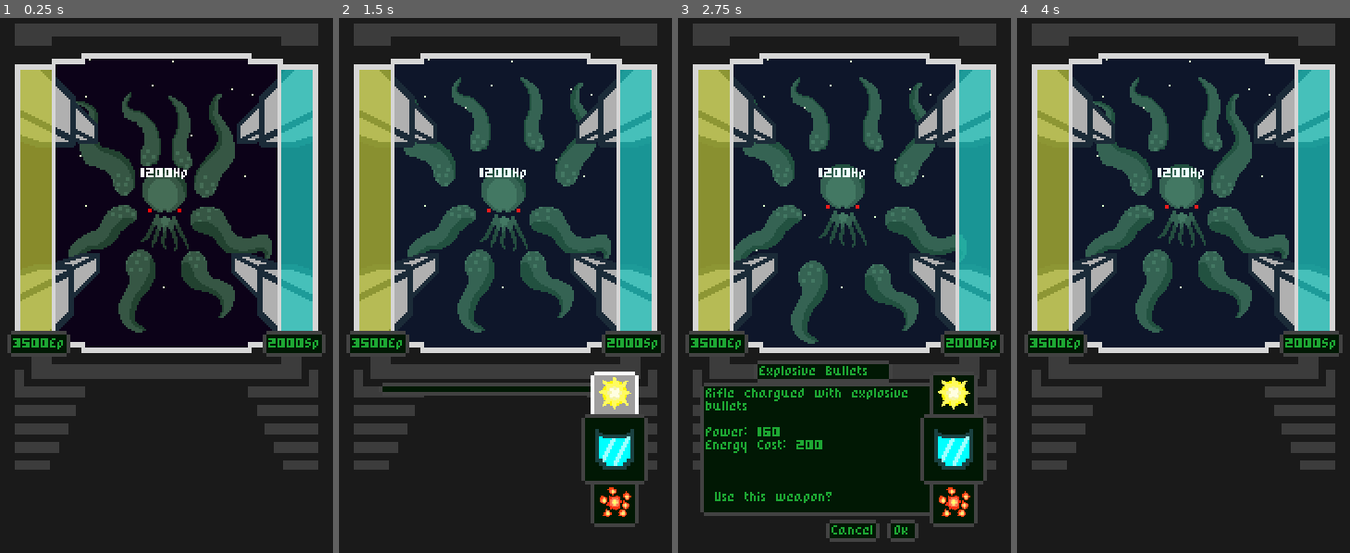
Above: before the commit, frames 1-4 (left to right).
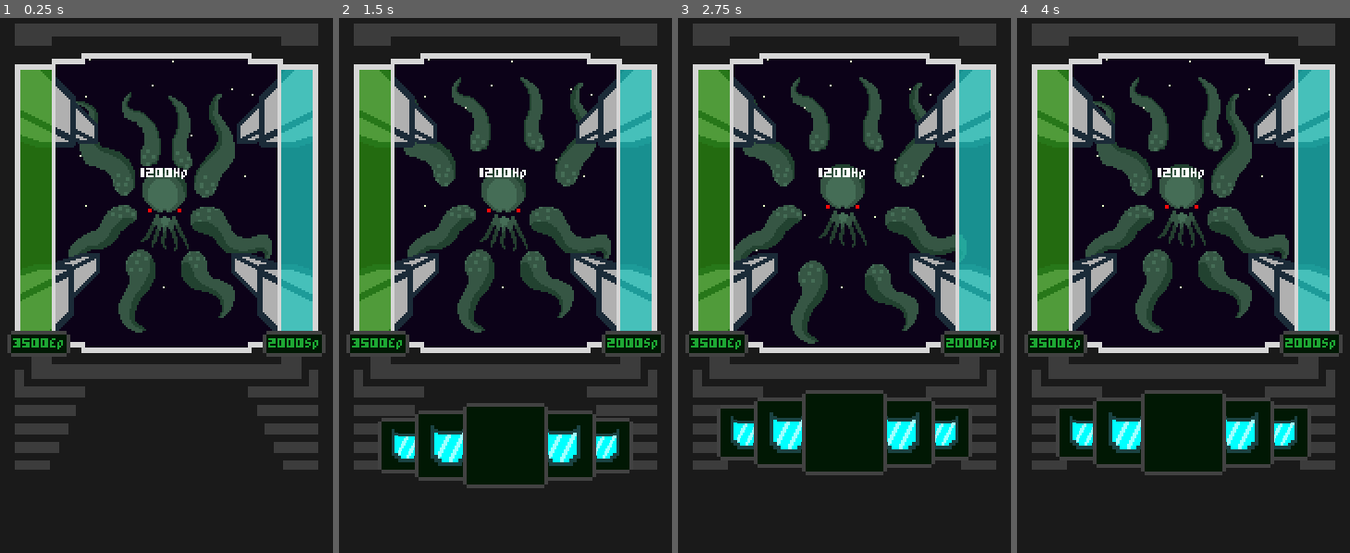
Above: after the commit, the same moments.

Repository: Razzf/SpaceRpg
Game: Godot game, scene res://Scenes/Battle.tscn
Two runs of this game, one before a commit and one after it. Both use one fixed random seed, a clock stepped at 60 frames per second and the inputs below.
Inputs (mouse positions are in pixels of both pictures, inside the frame that each line leads up to):
- Up to frame 1 (0.25 s): no input
- Up to frame 2 (1.5 s): click "Weapons" at 0.5 s; click (615, 392) at 1.27 s
- Up to frame 3 (2.75 s): click (947, 435) at 2.02 s
- Up to frame 4 (4 s): click (1243, 531) at 2.75 s, where only the run before the commit has a clickable "Ok"; click (1293, 392) at 3.52 s

The runs differ from the first frame. In frame 1, 4.6% of the frame differs, in the area x 6-16%, y 9-59%; in frame 2, 18%; in frame 3, 23%, in the area x 6-93%, y 9-98%; in frame 4, 14%.
Error before the commit: Invalid get index 'shooting_scene' (on base: 'Node2D (Electro Cannon.gd)'). (res://Scripts/SpaceShip.gd:57)
Error after the commit: Trying to assign value of type 'TextureProgress' to a variable of type 'ProgressBar'. (res://Scripts/SpaceShip.gd:6)

Commit message:
new weapon selector

Diff:
--- a/Scenes/SpaceShip.tscn
+++ b/Scenes/SpaceShip.tscn
@@ -10,6 +10,9 @@
 [ext_resource path="res://Resources/Styles/panel.tres" type="StyleBox" id=8]
 [ext_resource path="res://Resources/Styles/colorbar.tres" type="StyleBox" id=9]
 [ext_resource path="res://Resources/Styles/backcolorbar.tres" type="StyleBox" id=10]
+[ext_resource path="res://Scripts/ProgressBar.gd" type="Script" id=11]
+[ext_resource path="res://Img Resources/progressbar.png" type="Texture" id=12]
+[ext_resource path="res://Img Resources/backprogresbar.png" type="Texture" id=13]
 
 [sub_resource type="Animation" id=1]
 resource_name = "Shield appear"
@@ -101,7 +104,7 @@
 texture = ExtResource( 7 )
 hframes = 10
 
-[node name="ProgressBar" type="ProgressBar" parent="."]
+[node name="ProgressBar" type="TextureProgress" parent="."]
 modulate = Color( 0.796078, 0.827451, 0.215686, 1 )
 self_modulate = Color( 1, 1, 1, 0.654902 )
 margin_left = 11.0
@@ -110,13 +113,15 @@
 margin_bottom = 220.0
 rect_min_size = Vector2( 136, 17 )
 rect_rotation = 270.0
-custom_styles/fg = ExtResource( 9 )
-custom_styles/bg = ExtResource( 10 )
 value = 100.0
-percent_visible = false
-__meta__ = {
-"_edit_use_anchors_": false
-}
+texture_under = ExtResource( 13 )
+texture_progress = ExtResource( 12 )
+script = ExtResource( 11 )
+__meta__ = {
+"_edit_use_anchors_": false
+}
+
+[node name="Tween" type="Tween" parent="ProgressBar"]
 
 [node name="ProgressBar2" type="ProgressBar" parent="."]
 modulate = Color( 0.12549, 0.854902, 0.819608, 1 )
@@ -205,4 +210,5 @@
 "_edit_use_anchors_": false
 }
 [connection signal="Energy_Changed" from="." to="StatsContainer" method="_on_SpaceShip_Energy_Changed"]
+[connection signal="Energy_Changed" from="." to="ProgressBar" method="_on_SpaceShip_Energy_Changed"]
 [connection signal="Shield_Changed" from="." to="StatsContainer" method="_on_SpaceShip_Shield_Changed"]
--- a/Scenes/WeaponSelector2.tscn
+++ b/Scenes/WeaponSelector2.tscn
@@ -1,11 +1,12 @@
-[gd_scene load_steps=11 format=2]
+[gd_scene load_steps=13 format=2]
 
 [ext_resource path="res://Resources/Styles/panel.tres" type="StyleBox" id=1]
 [ext_resource path="res://Resources/Styles/normalbutton.tres" type="StyleBox" id=2]
 [ext_resource path="res://Resources/Styles/HoverButton.tres" type="StyleBox" id=3]
 [ext_resource path="res://Resources/Styles/pressedbutton.tres" type="StyleBox" id=4]
 [ext_resource path="res://Scripts/WeaponController.gd" type="Script" id=5]
-[ext_resource path="res://Img Resources/Icons Images/explosions.png" type="Texture" id=6]
+[ext_resource path="res://Img Resources/Icons Images/Shield.png" type="Texture" id=6]
+[ext_resource path="res://Scripts/WeaponSelector2.gd" type="Script" id=7]
 
 [sub_resource type="StyleBoxEmpty" id=1]
 
@@ -15,27 +16,49 @@
 
 [sub_resource type="StyleBoxFlat" id=4]
 
+[sub_resource type="Animation" id=5]
+resource_name = "Appear"
+length = 0.5
+tracks/0/type = "value"
+tracks/0/path = NodePath(".:rect_position")
+tracks/0/interp = 1
+tracks/0/loop_wrap = true
+tracks/0/imported = false
+tracks/0/enabled = true
+tracks/0/keys = {
+"times": PoolRealArray( 0, 0.1, 0.2, 0.3, 0.4 ),
+"transitions": PoolRealArray( 1, 1, 1, 1, 1 ),
+"update": 0,
+"values": [ Vector2( 20, 90 ), Vector2( 20, 80 ), Vector2( 20, 60 ), Vector2( 20, 40 ), Vector2( 20, 20 ) ]
+}
+
 [node name="Node2D" type="Node2D"]
+script = ExtResource( 7 )
 
 [node name="WeaponController" type="CenterContainer" parent="."]
-margin_right = 84.0
-margin_bottom = 38.0
+margin_left = 20.0
+margin_top = 20.0
+margin_right = 160.0
+margin_bottom = 71.0
+rect_min_size = Vector2( 140, 0 )
 script = ExtResource( 5 )
 __meta__ = {
 "_edit_use_anchors_": false
 }
 
 [node name="UpDownBtns" type="HBoxContainer" parent="WeaponController"]
-margin_top = 6.0
-margin_right = 84.0
-margin_bottom = 31.0
-rect_min_size = Vector2( 23, 25 )
-custom_constants/separation = 32
+margin_top = 10.0
+margin_right = 140.0
+margin_bottom = 40.0
+rect_min_size = Vector2( 140, 25 )
+custom_constants/separation = 82
+alignment = 1
 
 [node name="UpButton" type="Button" parent="WeaponController/UpDownBtns"]
-margin_right = 26.0
-margin_bottom = 25.0
-rect_min_size = Vector2( 26, 25 )
+margin_left = 1.0
+margin_right = 29.0
+margin_bottom = 30.0
+rect_min_size = Vector2( 28, 30 )
 custom_styles/hover = ExtResource( 3 )
 custom_styles/pressed = ExtResource( 4 )
 custom_styles/focus = SubResource( 1 )
@@ -45,14 +68,15 @@
 expand_icon = true
 
 [node name="icon" type="Sprite" parent="WeaponController/UpDownBtns/UpButton"]
-position = Vector2( 13, 12 )
-scale = Vector2( 0.7, 0.7 )
+position = Vector2( 16, 15 )
+scale = Vector2( 0.8, 0.8 )
+texture = ExtResource( 6 )
 
 [node name="DownButton" type="Button" parent="WeaponController/UpDownBtns"]
-margin_left = 58.0
-margin_right = 84.0
-margin_bottom = 25.0
-rect_min_size = Vector2( 26, 25 )
+margin_left = 111.0
+margin_right = 139.0
+margin_bottom = 30.0
+rect_min_size = Vector2( 28, 30 )
 custom_styles/hover = ExtResource( 3 )
 custom_styles/pressed = ExtResource( 4 )
 custom_styles/focus = SubResource( 3 )
@@ -61,18 +85,66 @@
 expand_icon = true
 
 [node name="icon" type="Sprite" parent="WeaponController/UpDownBtns/DownButton"]
-position = Vector2( 13, 12 )
-scale = Vector2( 0.7, 0.7 )
+position = Vector2( 12, 15 )
+scale = Vector2( 0.8, 0.8 )
+texture = ExtResource( 6 )
+
+[node name="UpDownBtns2" type="HBoxContainer" parent="WeaponController"]
+margin_top = 6.0
+margin_right = 140.0
+margin_bottom = 44.0
+rect_min_size = Vector2( 140, 25 )
+custom_constants/separation = 40
+alignment = 1
+
+[node name="UpButton" type="Button" parent="WeaponController/UpDownBtns2"]
+margin_left = 21.0
+margin_right = 50.0
+margin_bottom = 38.0
+rect_min_size = Vector2( 29, 38 )
+custom_styles/hover = ExtResource( 3 )
+custom_styles/pressed = ExtResource( 4 )
+custom_styles/focus = SubResource( 1 )
+custom_styles/disabled = SubResource( 2 )
+custom_styles/normal = ExtResource( 2 )
+align = 2
+expand_icon = true
+
+[node name="icon" type="Sprite" parent="WeaponController/UpDownBtns2/UpButton"]
+position = Vector2( 19, 19 )
+texture = ExtResource( 6 )
+
+[node name="DownButton" type="Button" parent="WeaponController/UpDownBtns2"]
+margin_left = 90.0
+margin_right = 119.0
+margin_bottom = 38.0
+rect_min_size = Vector2( 29, 38 )
+custom_styles/hover = ExtResource( 3 )
+custom_styles/pressed = ExtResource( 4 )
+custom_styles/focus = SubResource( 3 )
+custom_styles/disabled = SubResource( 4 )
+custom_styles/normal = ExtResource( 2 )
+expand_icon = true
+
+[node name="icon" type="Sprite" parent="WeaponController/UpDownBtns2/DownButton"]
+position = Vector2( 10, 19 )
 texture = ExtResource( 6 )
 
 [node name="WeaponIcon" type="Panel" parent="WeaponController"]
-margin_left = 24.0
-margin_right = 60.0
-margin_bottom = 38.0
-rect_min_size = Vector2( 36, 38 )
+margin_left = 47.0
+margin_top = 2.0
+margin_right = 93.0
+margin_bottom = 48.0
+rect_min_size = Vector2( 46, 46 )
 custom_styles/panel = ExtResource( 1 )
 
 [node name="Sprite" type="Sprite" parent="WeaponController/WeaponIcon"]
-position = Vector2( 18, 19 )
+position = Vector2( 23, 23 )
+scale = Vector2( 1.3, 1.3 )
+
+[node name="anim" type="AnimationPlayer" parent="WeaponController"]
+anims/Appear = SubResource( 5 )
 [connection signal="pressed" from="WeaponController/UpDownBtns/UpButton" to="WeaponController" method="_on_UpButton_pressed"]
 [connection signal="pressed" from="WeaponController/UpDownBtns/DownButton" to="WeaponController" method="_on_DownButton_pressed"]
+[connection signal="pressed" from="WeaponController/UpDownBtns2/UpButton" to="WeaponController" method="_on_UpButton_pressed"]
+[connection signal="pressed" from="WeaponController/UpDownBtns2/DownButton" to="WeaponController" method="_on_DownButton_pressed"]
--- a/Scripts/ActionButtons.gd
+++ b/Scripts/ActionButtons.gd
@@ -3,7 +3,7 @@
 const battle_units = preload("res://Resources/ScriptableClasses/BattleUnits.tres")
 onready var animation = $AnimationPlayer
 var weaponSelector = null
-var load_scene = preload("res://Scenes/WeaponSelector.tscn")
+var load_scene = preload("res://Scenes/WeaponSelector2.tscn")
 
 signal turn_passed
 
--- /dev/null
+++ b/Scripts/ProgressBar.gd
@@ -0,0 +1,20 @@
+extends TextureProgress
+
+
+var maximum = 100
+var current_health = 0
+
+func initialize(max_valuee):
+	max_value = max_valuee
+
+
+
+func animate_value(start, end):
+	print("nwe caca")
+	$Tween.interpolate_property(self, "value", start, end, 0.5, Tween.TRANS_ELASTIC, Tween.EASE_OUT)
+	$Tween.start()
+
+
+func _on_SpaceShip_Energy_Changed(new_energy):
+	animate_value(current_health, new_energy)
+	current_health = new_energy
--- a/Scripts/SpaceShip.gd
+++ b/Scripts/SpaceShip.gd
@@ -27,16 +27,12 @@
 signal weapon_used
 
 func setShield(value):
-	var pvalue
-	pvalue = (100 * value) / max_shield
-	shieldBar.value = pvalue
+
 	shield = clamp(value, 0, max_shield)
 	emit_signal("Shield_Changed", shield)
 
 func setEnergy(value):
-	var pvalue
-	pvalue = (100 * value) / max_energy
-	energyBar.value = pvalue
+
 	energy = clamp(value, 0, max_energy)
 	emit_signal("Energy_Changed", energy)
 
--- /dev/null
+++ b/Scripts/TextureProgress.gd
@@ -0,0 +1,16 @@
+extends TextureProgress
+
+
+# Declare member variables here. Examples:
+# var a = 2
+# var b = "text"
+
+
+# Called when the node enters the scene tree for the first time.
+func _ready():
+	pass # Replace with function body.
+
+
+# Called every frame. 'delta' is the elapsed time since the previous frame.
+#func _process(delta):
+#	pass
--- a/Scripts/WeaponController.gd
+++ b/Scripts/WeaponController.gd
@@ -2,8 +2,8 @@
 
 const battle_units = preload("res://Resources/ScriptableClasses/BattleUnits.tres")
 onready var weaponIcon = $WeaponIcon/Sprite
-onready var UpperButton = $UpDownBtns/UpButton/icon
-onready var LowerButton = $UpDownBtns/DownButton/icon
+onready var UpperButton = $UpDownBtns2/UpButton/icon
+onready var LowerButton = $UpDownBtns2/DownButton/icon
 signal weapon_Changed()
 const upwards = -1
 const downwards = 1
@@ -12,7 +12,7 @@
 var down_index = 2
 
 func _ready():
-
+	$anim.play("Appear")
 	if battle_units.SpaceShip != null and battle_units.SpaceShip.equipped_weapon != null:
 		var ship = battle_units.SpaceShip
 		var weapon = ship.equipped_weapon
@@ -67,3 +67,6 @@
 			ship.update_equipped_weapon(index)
 			weapon = ship.equipped_weapon
 			weaponIcon.texture = weapon.icon_texture
+
+func _exit_tree():
+	$anim.play_backwards("Appear")
--- /dev/null
+++ b/Scripts/WeaponSelector2.gd
@@ -0,0 +1,16 @@
+extends Node2D
+
+
+# Declare member variables here. Examples:
+# var a = 2
+# var b = "text"
+
+
+# Called when the node enters the scene tree for the first time.
+func _ready():
+	pass # Replace with function body.
+
+
+# Called every frame. 'delta' is the elapsed time since the previous frame.
+#func _process(delta):
+#	pass
Binary file added: Img Resources/backprogresbar.png
Not shown, added: Img Resources/backprogresbar.png.import
Binary file added: Img Resources/progressbar.png
Not shown, added: Img Resources/progressbar.png.import
Not shown: 1 places in Scenes/SpaceShip.tscn that only renumber resources
